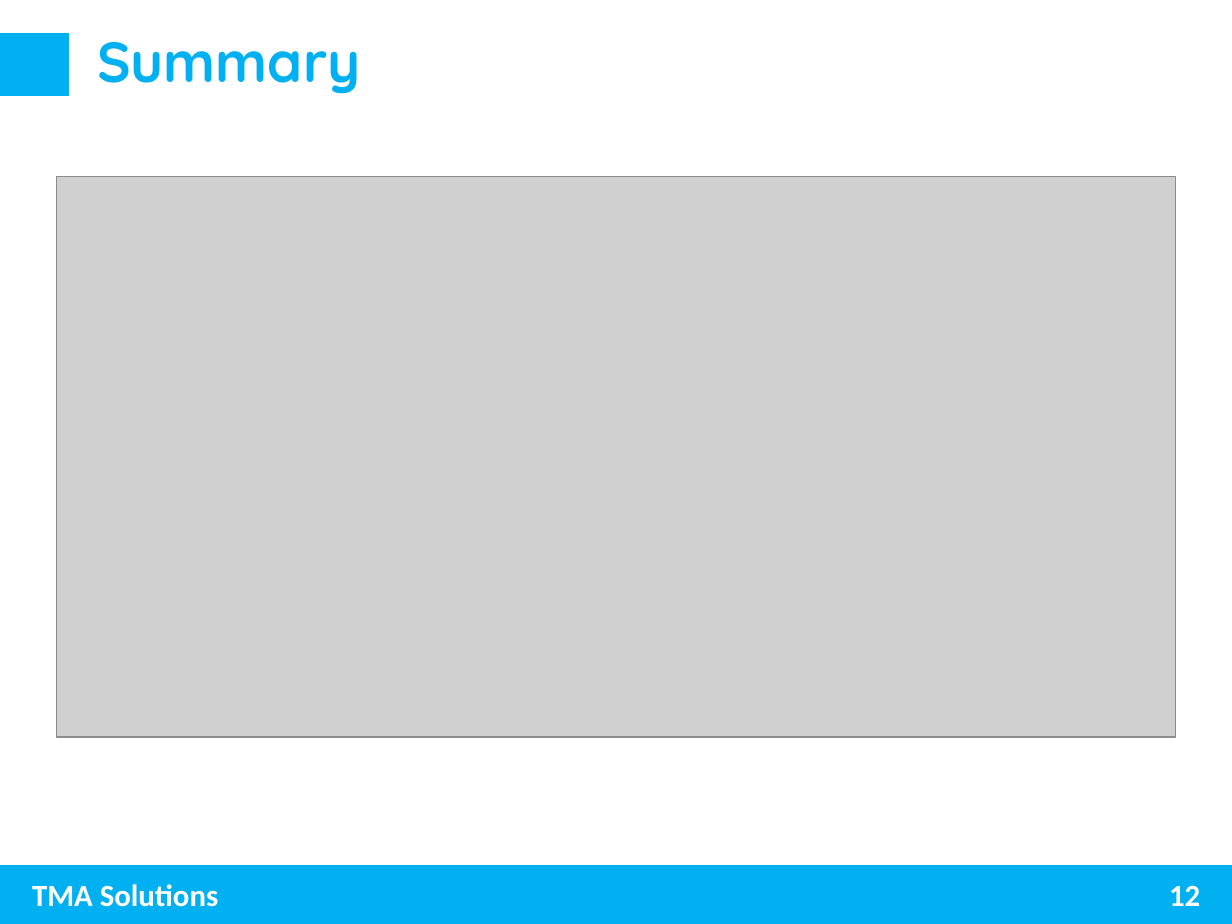
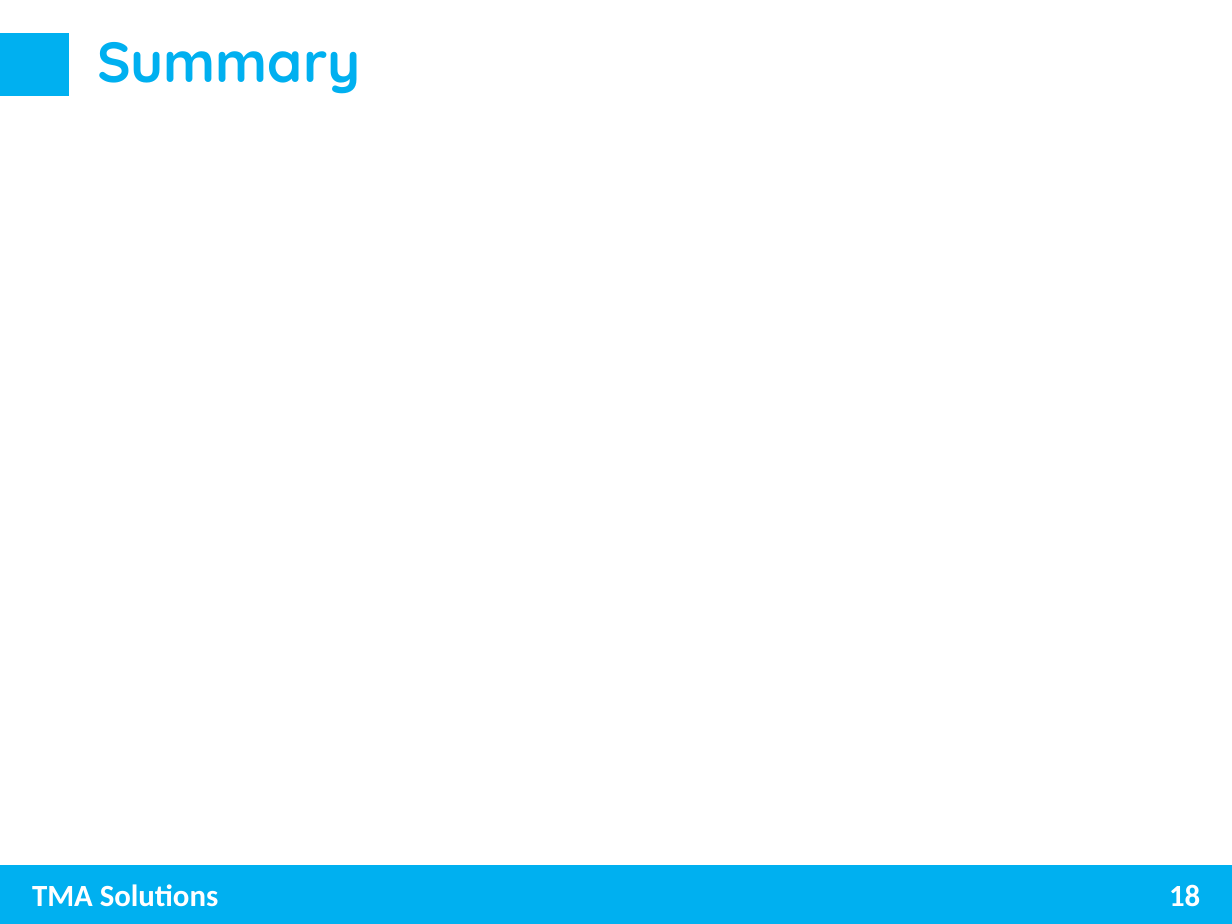
Before and after one commit to trungnghia2009/MachineLearning, a slide deck: slide 18 of Naive Bayes.pptx (slide 12 before the commit). Drawn at 1232x924 pixels with LibreOffice and Linux fonts; fonts in the diff are those of the drawing; grey boxes stand for pictures. Boxes give left, top, right and bottom in pixels: in the first picture for what was removed or moved away, otherwise in the second. Text is boxed around its words. In the diff, an @@ line names an element or a change of style, - is before the commit and + after.

```diff
--- a/Naive Bayes.pptx
+++ b/Naive Bayes.pptx
@@ picture removed at [57,176,1175,737] @@
@@ page number at [1169,884,1200,907]: text changed @@
-12
+18
```
Also in this commit, not shown: 2 other slides changed, 6 slides added.
